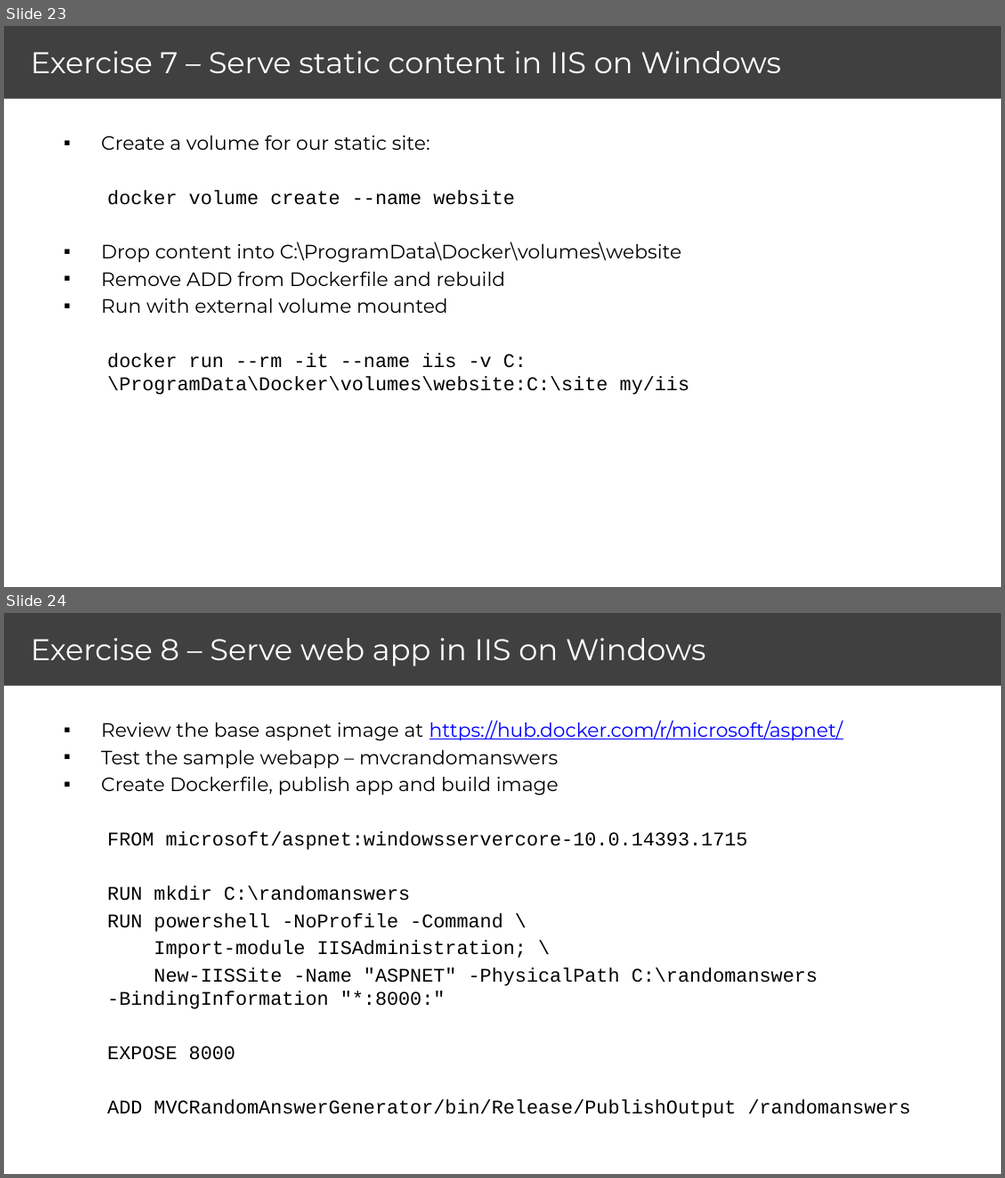
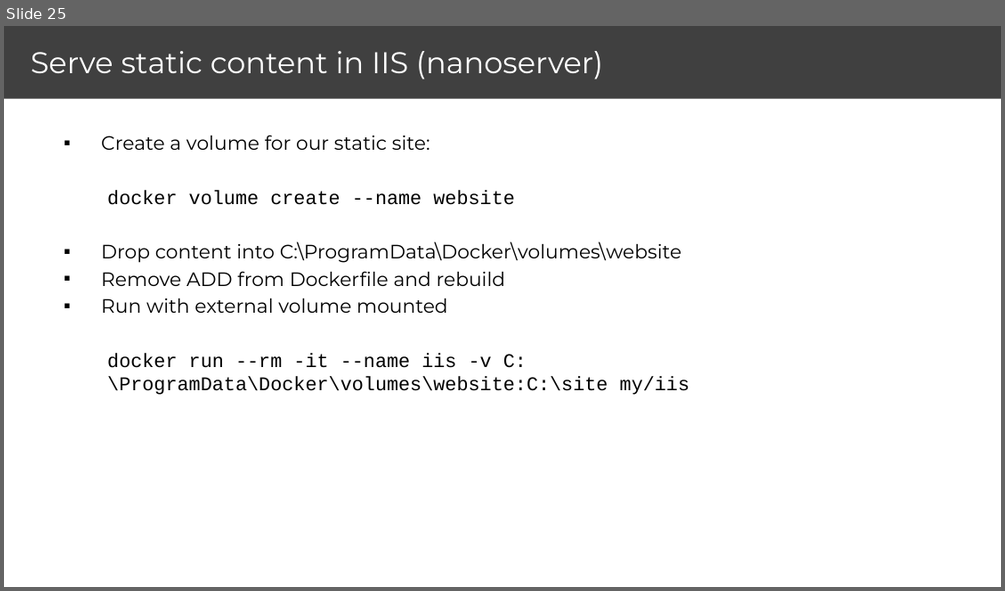
Before and after one commit to brendonmatheson/docker_fu, a slide deck: brendon_matheson_docker_dotnet_slides.pptx. Shown one above the other, each under a label of ours: slides 23 and 24 before the commit, slide 25 after it. The pictures are 1005x1178 and 1005x591 pixels, drawn with LibreOffice and Linux fonts; fonts in the diff are those of the drawing. Boxes give left, top, right and bottom in pixels: in the first picture for what was removed or moved away, otherwise in the second. Text is boxed around its words. In the diff, an @@ line names an element or a change of style, - is before the commit and + after.

```diff
--- a/brendon_matheson_docker_dotnet_slides.pptx
+++ b/brendon_matheson_docker_dotnet_slides.pptx
@@ slide 24 removed at (4,613,1001,1174), background #FFFFFF; not listed: 1 template element that a slide beside it also shows @@
@@ title removed at (31,638,706,666) @@
-Exercise 8 – Serve web app in IIS on Windows
@@ text removed at (101,720,911,1118) @@
-▪ Review the base aspnet image at https://hub.docker.com/r/microsoft/aspnet/
-▪ Test the sample webapp – mvcrandomanswers
-▪ Create Dockerfile, publish app and build image
-  FROM microsoft/aspnet:windowsservercore-10.0.14393.1715
-  RUN mkdir C:\randomanswers
-  RUN powershell -NoProfile -Command \
-  Import-module IISAdministration; \
-  New-IISSite -Name "ASPNET" -PhysicalPath C:\randomanswers -BindingInformation "*:8000:"
-  EXPOSE 8000
-  ADD MVCRandomAnswerGenerator/bin/Release/PublishOutput /randomanswers
@@ what was slide 23 is now slide 25 @@
@@ slide 25 changed as well @@
@@ title at (31,51,603,79): text changed @@
-Exercise 7 – Serve static content in IIS on Windows
+Serve static content in IIS (nanoserver)
```
Also in this commit, not shown: 11 other slides changed, 57 slides added, 9 other slides removed, 1 other file.
